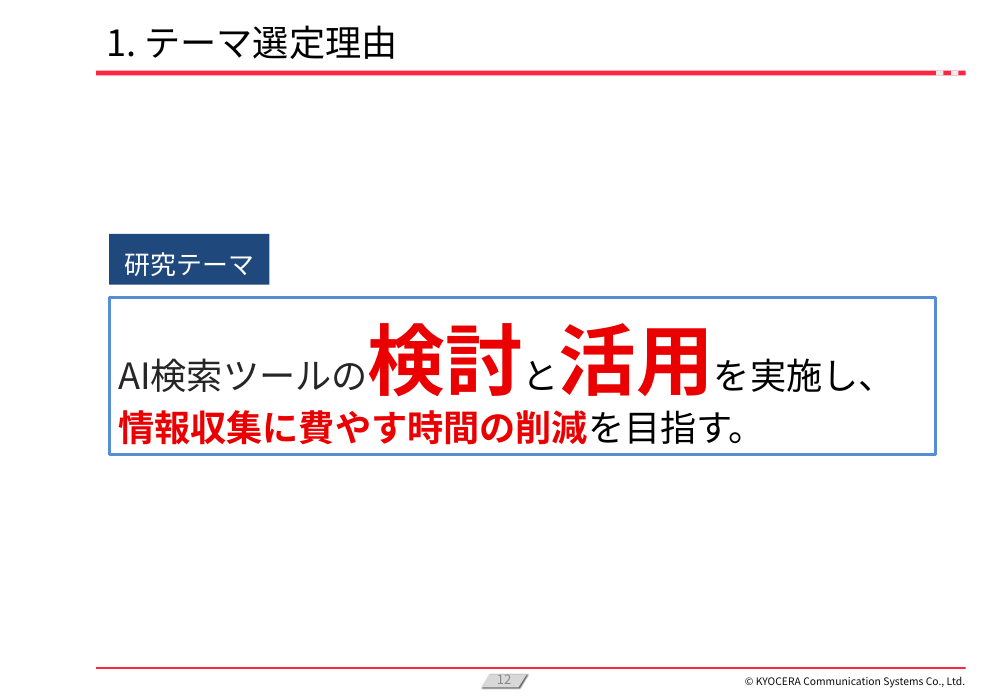
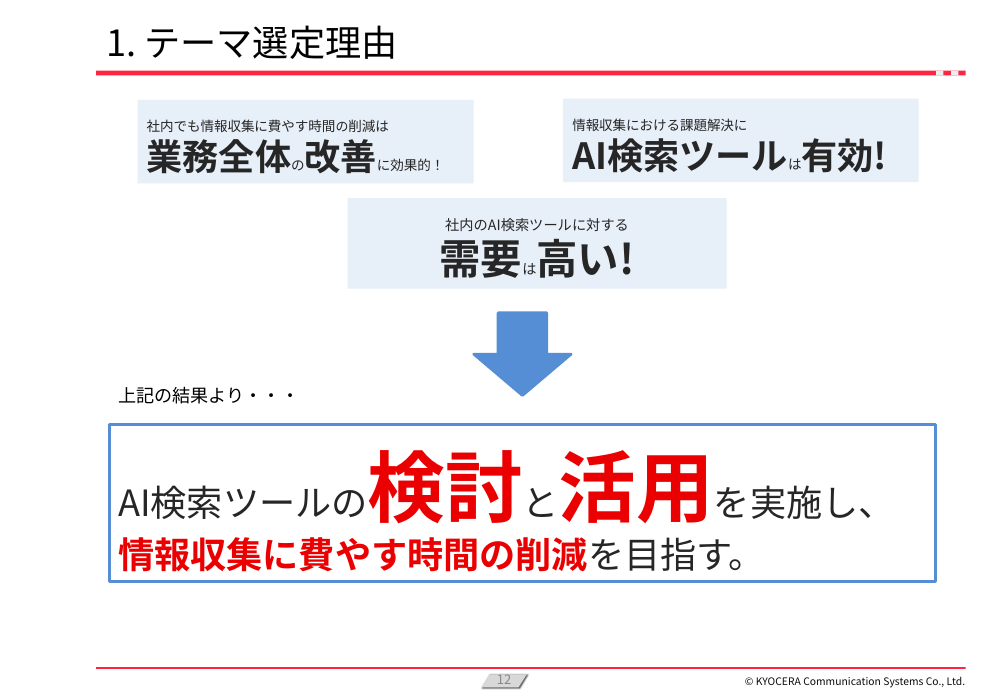
Before and after one commit to KanataOsako/SCSA, a slide deck: slide 12 of src/研究レポート/業務改善【大迫かなた】2024年予選会資料.pptx. Drawn at 1008x698 pixels with LibreOffice and Linux fonts; fonts in the diff are those of the drawing; background and template pictures are left out. Boxes give left, top, right and bottom in pixels: in the first picture for what was removed or moved away, otherwise in the second. Text is boxed around its words. In the diff, an @@ line names an element or a change of style, - is before the commit and + after.

```diff
--- a/src/研究レポート/業務改善【大迫かなた】2024年予選会資料.pptx
+++ b/src/研究レポート/業務改善【大迫かなた】2024年予選会資料.pptx
@@ rectangle added at [138,100,474,183], fill #E7EFF9, 10.5 pt, text #262626 @@
+社内でも情報収集に費やす時間の削減は
+業務全体の改善に効果的！
@@ rectangle added at [563,99,919,182], fill #E7EFF9, 10.5 pt, text #262626 @@
+情報収集における課題解決に
+AI検索ツールは有効!
@@ rectangle added at [348,198,728,289], fill #E7EFF9, 11 pt, text #262626 @@
+社内のAI検索ツールに対する
+需要は高い!
@@ rectangle removed at [109,234,269,285] @@
-研究テーマ
@@ down arrow added at [474,313,571,396], fill #558ED5, outline #558ED5 2 pt @@
@@ text added at [118,386,299,404], 14 pt, text #000000 @@
+上記の結果より・・・
@@ rectangle "AI検索ツールの検討と活用を実施し、情報収集に費やす時間の削減を目指す。": place and size @@
-rectangle "AI検索ツールの検討と活用を実施し、情報収集に費やす時間の削減を目指す。" at [109,298,935,455]
+rectangle "AI検索ツールの検討と活用を実施し、情報収集に費やす時間の削減を目指す。" at [109,424,935,582]
@@ rectangle "AI検索ツールの検討と活用を実施し、情報収集に費やす時間の削減を目指す。" at [109,424,935,582]: text colour #000000 to #262626 in "AI検索ツールの検討と活用を実施し、情報収集に費やす時間の削減を目指す。" @@
```
Also in this commit, not shown: 37 other slides changed, 1 slide added, 1 other file.
